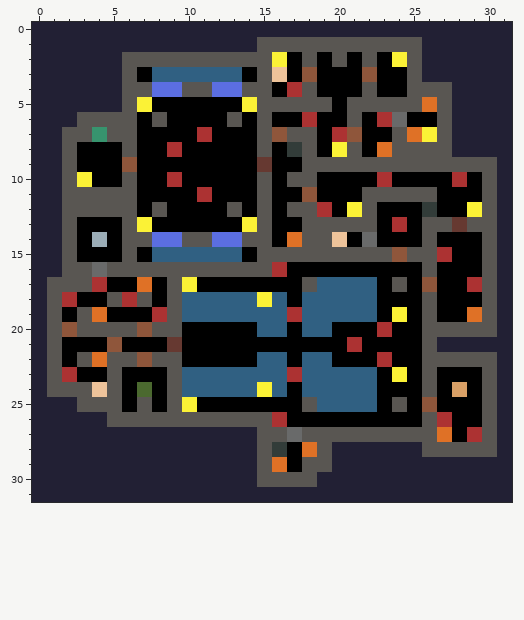
Two versions of one pixel-art sprite, maps/test2.png. Above, as it was before the edit.
The file is 32x32 pixels.
Once edited:
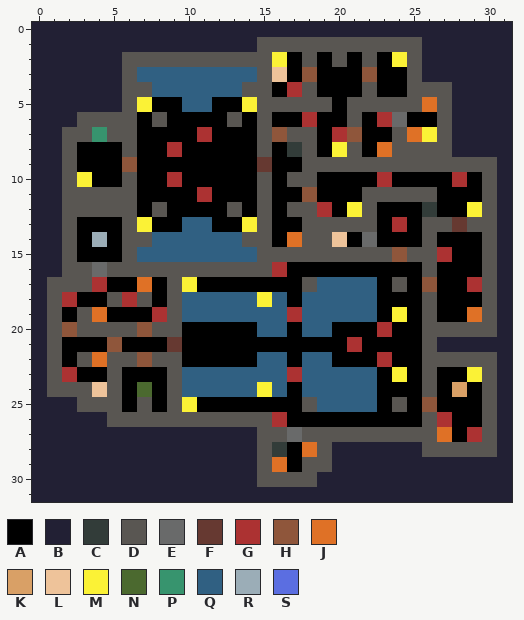
Palette (. is transparent): A #000000  B #222034  C #323c39  D #595652  E #696a6a  F #663931  G #ac3232  H #8f563b  J #df7126  K #d9a066  L #eec39a  M #fbf236  N #4b692f  P #37946e  Q #306082  R #9badb7  S #5b6ee1
Change:
@@ x 5..16 @@
  2 BDDDDDDDDDDM
- 3 BDAQQQQQQADL
- 4 BDDSSDDSSDDA
- 5 BDMAAAAAAMDD
+ 3 BDQQQQQQQQDL
+ 4 BDDQQQQQQDDA
+ 5 BDMAAQQAAMDD
  6 DDADAAAADADA
@@ x 5..16 @@
 12 DDADAAAADADA
-13 ADMAAAAAAMDA
-14 ADDSSDDSSDDA
-15 ADAQQQQQQADD
+13 ADMAAQQAAMDA
+14 ADDQQQQQQDDA
+15 ADQQQQQQQQDD
 16 DDDDDDDDDDDG
@@ x 27..31 @@
 22 DDDDB
-23 AAADB
+23 AAMDB
 24 AKADB
